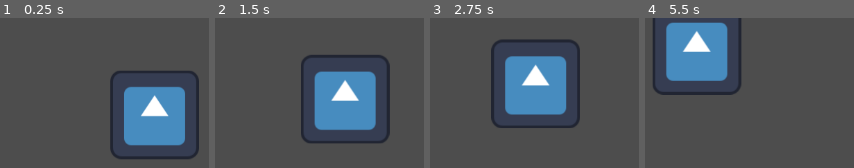
Above: before the commit, frames 1-4 (left to right).
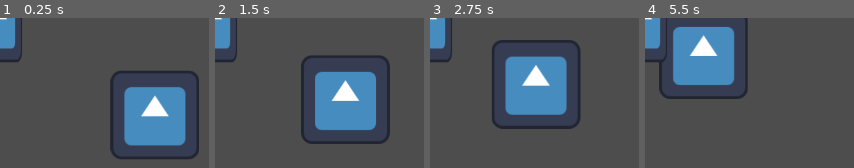
Above: after the commit, the same moments.

Repository: einmar/MalmoGameJam
Game: Godot game, scene res://scenes/sandbox/sasa_sandbox.tscn
Same seed, same stepped clock (60 frames per second), same inputs: the game is played once before the commit and once after it. The engine's default icon, where the game draws it, is replaced by a stand-in: a white triangle on a blue panel in a dark square.
Inputs:
- Up to frame 1 (0.25 s): no input
- Up to frame 2 (1.5 s): no input
- Up to frame 3 (2.75 s): no input
- Up to frame 4 (5.5 s): no input

The runs differ from the first frame. In frame 1, 2.4% of the frame differs, in the area x 0-89%, y 0-85%; in frame 2, 2.7%; in frame 3, 3.1%; in frame 4, 10%, in the area x 0-50%, y 0-54%.

Commit message:
updated basic_enemy

Diff:
--- a/Scenes/Player/Car/car.tscn
+++ b/Scenes/Player/Car/car.tscn
@@ -1,12 +1,14 @@
 [gd_scene load_steps=4 format=3 uid="uid://dkchi0mhninvi"]
 
 [ext_resource type="Texture2D" uid="uid://b4j7t7hof3occ" path="res://icon.svg" id="1_fas2v"]
-[ext_resource type="Script" uid="uid://gfbn5pr2d5se" path="res://Scenes/Player/Car/car.gd" id="1_qjbmi"]
+[ext_resource type="Script" uid="uid://gfbn5pr2d5se" path="res://scenes/player/car/car.gd" id="1_qjbmi"]
 
 [sub_resource type="RectangleShape2D" id="RectangleShape2D_qjbmi"]
 size = Vector2(62, 124)
 
 [node name="Car" type="CharacterBody2D"]
+collision_layer = 2
+collision_mask = 7
 script = ExtResource("1_qjbmi")
 
 [node name="Sprite2D" type="Sprite2D" parent="."]
--- a/project.godot
+++ b/project.godot
@@ -55,3 +55,9 @@
 , Object(InputEventJoypadMotion,"resource_local_to_scene":false,"resource_name":"","device":-1,"axis":5,"axis_value":1.0,"script":null)
 ]
 }
+
+[layer_names]
+
+2d_physics/layer_1="environment"
+2d_physics/layer_2="player"
+2d_physics/layer_3="enemies"
--- a/scenes/enemies/basic_enemy/basic_enemy.gd
+++ b/scenes/enemies/basic_enemy/basic_enemy.gd
@@ -1,15 +1,54 @@
 extends CharacterBody2D
 
+@export var damage: int = 10
 @export var base_speed: int = 20
 
-var target: Vector2 = Vector2.INF
+@onready var attack_timer: Timer = $AttackTimer
+@onready var target_update_timer: Timer = $TargetUpdateTimer
+
+var in_range: bool
+var can_attack: bool = true
+var stop_distance: float = 100
+var target_position: Vector2 = Vector2.INF
 
 func _ready() -> void:
-	target = Vector2(0, 0)
+	call_deferred("set_target")
 
 func _physics_process(delta: float) -> void:
-	if target == Vector2.INF:
+	if target_position == Vector2.INF:
 		return
-	var move_direction = (target - position).normalized()
+	if (target_position - position).length() < stop_distance:
+		return
+
+	var move_direction = (target_position - position).normalized()
 	velocity = move_direction * base_speed * delta * 100
 	move_and_slide()
+
+func attack():
+	can_attack = false
+	attack_timer.start()
+	#GameManager.player.attacked(damage)
+
+
+############ Helper functions ############
+
+func _on_target_update_timer_timeout() -> void:
+	set_target()
+
+func _on_attack_range_body_exited(_body: Node2D) -> void:
+	in_range = false
+
+func _on_attack_range_body_entered(_body: Node2D) -> void:
+	in_range = true
+	if can_attack:
+		attack()
+
+func _on_attack_timer_timeout() -> void:
+	can_attack = true
+	if in_range:
+		attack()
+
+func set_target() -> void:
+	if not GameManager.player:
+		return
+	target_position = GameManager.player.position
--- a/scenes/enemies/basic_enemy/basic_enemy.tscn
+++ b/scenes/enemies/basic_enemy/basic_enemy.tscn
@@ -1,10 +1,41 @@
-[gd_scene load_steps=3 format=3 uid="uid://jlm4ay5ndld7"]
+[gd_scene load_steps=5 format=3 uid="uid://jlm4ay5ndld7"]
 
 [ext_resource type="Texture2D" uid="uid://b4j7t7hof3occ" path="res://icon.svg" id="1_6tdk0"]
 [ext_resource type="Script" uid="uid://cvadl04swgs52" path="res://scenes/enemies/basic_enemy/basic_enemy.gd" id="1_hsin2"]
 
+[sub_resource type="CircleShape2D" id="CircleShape2D_mone4"]
+radius = 40.0
+
+[sub_resource type="CircleShape2D" id="CircleShape2D_oyl6e"]
+radius = 100.0
+
 [node name="basic_enemy" type="CharacterBody2D"]
+collision_layer = 4
+collision_mask = 2
 script = ExtResource("1_hsin2")
 
 [node name="Sprite2D" type="Sprite2D" parent="."]
 texture = ExtResource("1_6tdk0")
+
+[node name="CollisionShape2D" type="CollisionShape2D" parent="."]
+shape = SubResource("CircleShape2D_mone4")
+
+[node name="AttackTimer" type="Timer" parent="."]
+wait_time = 0.5
+one_shot = true
+
+[node name="TargetUpdateTimer" type="Timer" parent="."]
+wait_time = 0.5
+autostart = true
+
+[node name="attack_range" type="Area2D" parent="."]
+collision_layer = 0
+collision_mask = 2
+
+[node name="CollisionShape2D2" type="CollisionShape2D" parent="attack_range"]
+shape = SubResource("CircleShape2D_oyl6e")
+
+[connection signal="timeout" from="AttackTimer" to="." method="_on_attack_timer_timeout"]
+[connection signal="timeout" from="TargetUpdateTimer" to="." method="_on_target_update_timer_timeout"]
+[connection signal="body_entered" from="attack_range" to="." method="_on_attack_range_body_entered"]
+[connection signal="body_exited" from="attack_range" to="." method="_on_attack_range_body_exited"]
--- a/scenes/sandbox/einars_sandbox.tscn
+++ b/scenes/sandbox/einars_sandbox.tscn
@@ -1,7 +1,7 @@
 [gd_scene load_steps=6 format=3 uid="uid://cs83vhbet0gog"]
 
 [ext_resource type="Texture2D" uid="uid://b4j7t7hof3occ" path="res://icon.svg" id="1_v7nae"]
-[ext_resource type="PackedScene" uid="uid://dkchi0mhninvi" path="res://Scenes/Player/Car/car.tscn" id="2_csk1o"]
+[ext_resource type="PackedScene" uid="uid://dkchi0mhninvi" path="res://scenes/player/car/car.tscn" id="2_csk1o"]
 
 [sub_resource type="CanvasItemMaterial" id="CanvasItemMaterial_8f8w6"]
 
--- a/scenes/sandbox/sasa_sandbox.tscn
+++ b/scenes/sandbox/sasa_sandbox.tscn
@@ -1,8 +1,11 @@
-[gd_scene load_steps=2 format=3 uid="uid://dxoe84bmonmqc"]
+[gd_scene load_steps=3 format=3 uid="uid://dxoe84bmonmqc"]
 
-[ext_resource type="PackedScene" uid="uid://jlm4ay5ndld7" path="res://Scenes/enemies/basic_enemy/basic_enemy.tscn" id="1_kl553"]
+[ext_resource type="PackedScene" uid="uid://jlm4ay5ndld7" path="res://scenes/enemies/basic_enemy/basic_enemy.tscn" id="1_kl553"]
+[ext_resource type="PackedScene" uid="uid://dkchi0mhninvi" path="res://scenes/player/car/car.tscn" id="2_555rk"]
 
 [node name="SasaSandbox" type="Node2D"]
 
 [node name="BasicEnemy" parent="." instance=ExtResource("1_kl553")]
 position = Vector2(230, 144)
+
+[node name="Car" parent="." instance=ExtResource("2_555rk")]
